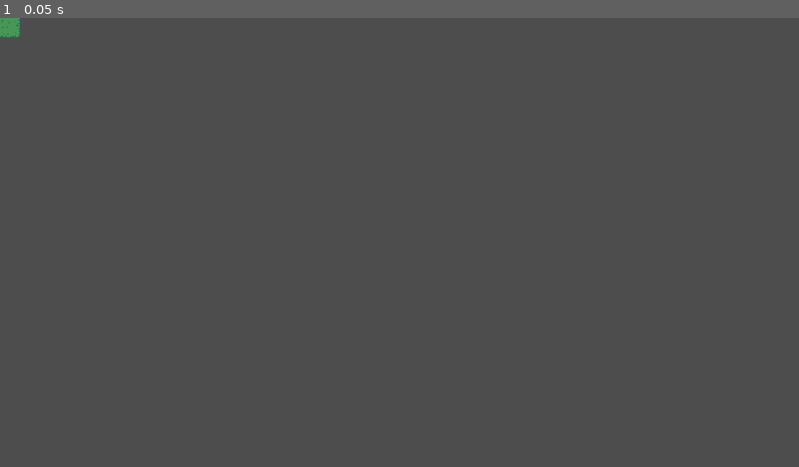
Above: before the commit, frame 1.
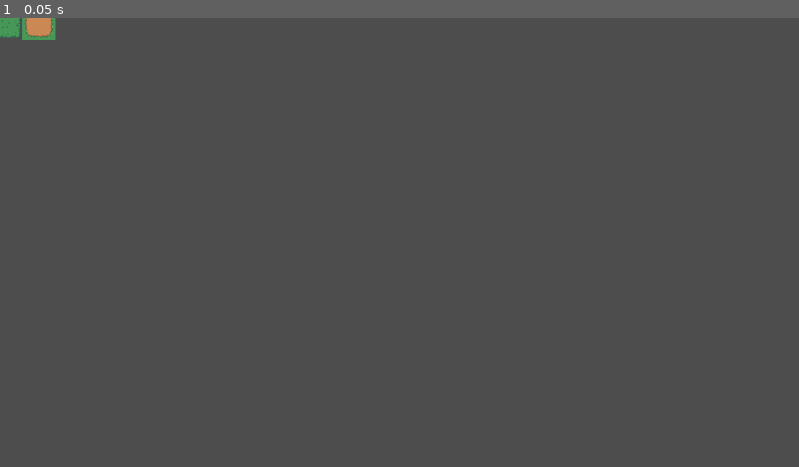
Above: after the commit, the same moment.

Repository: jedijewel04/IMGD-1001-Group-4
Game: Godot game, scene res://root_node.tscn
The game is run twice, just before and just after one commit, with the same random seed, the same clock (stepped at 60 frames per second) and the same inputs. The project has no main scene, so this scene is started directly.
Inputs:
- Up to frame 1 (0.05 s): no input

The runs differ from the first frame. In frame 1, 0.2% of the frame differs, in the area x 2-8%, y 0-5%.

Commit message:
added tiles

Diff:
--- a/IMGD Project/project.godot
+++ b/IMGD Project/project.godot
@@ -14,6 +14,10 @@
 config/features=PackedStringArray("4.1", "GL Compatibility")
 config/icon="res://icon.svg"
 
+[dotnet]
+
+project/assembly_name="IMGD Group 4 Game"
+
 [rendering]
 
 renderer/rendering_method="gl_compatibility"
--- a/IMGD Project/root_node.tscn
+++ b/IMGD Project/root_node.tscn
@@ -954,4 +954,4 @@
 texture_repeat = 1
 tile_set = SubResource("TileSet_iqba6")
 format = 2
-layer_0/tile_data = PackedInt32Array(-1, 0, 11, 65535, 0, 12 …(80 unchanged characters)… 72, 11, 1, 131072, 12, 65537, 131072, 13)
+layer_0/tile_data = PackedInt32Array(-1, 0, 11, 65535, 0, 12 …(80 unchanged characters)… 72, 11, 1, 131072, 12, 65537, 131072, 13, -65534, 524288, 30, 2, 524288, 31, 65538, 524288, 32, -65533, 589824, 30, 3, 589824, 31, 65539, 589824, 32, -65532, 655360, 30, 4, 655360, 31, 65540, 655360, 32)
